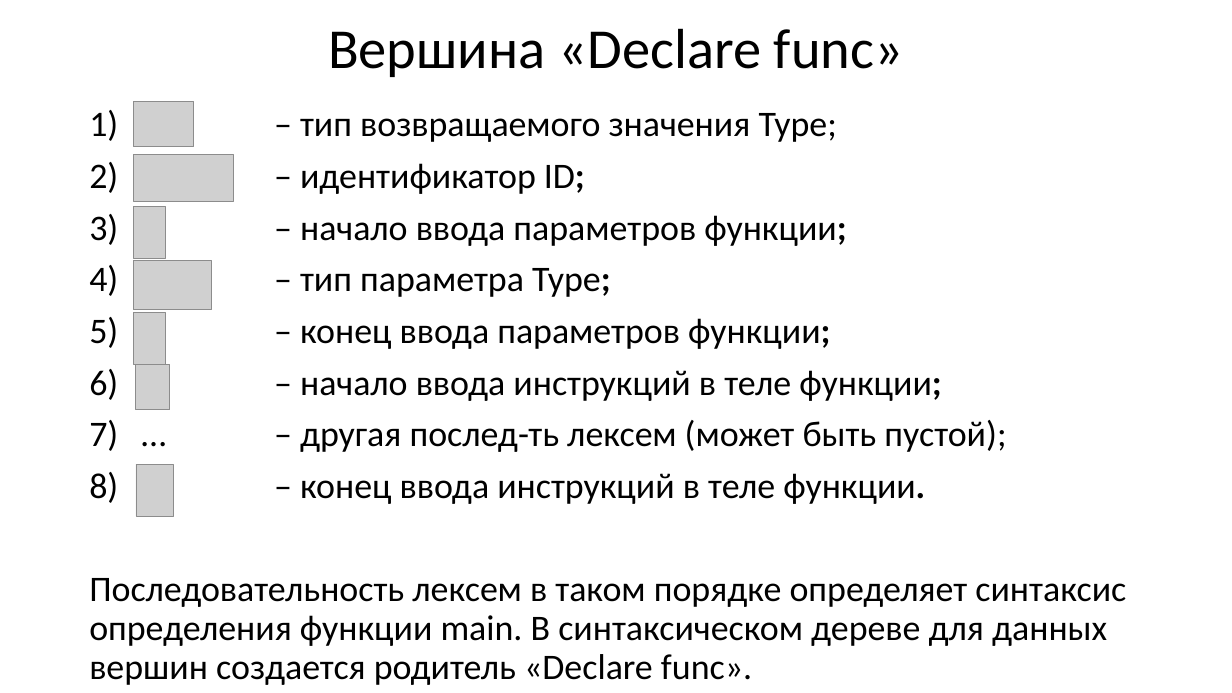
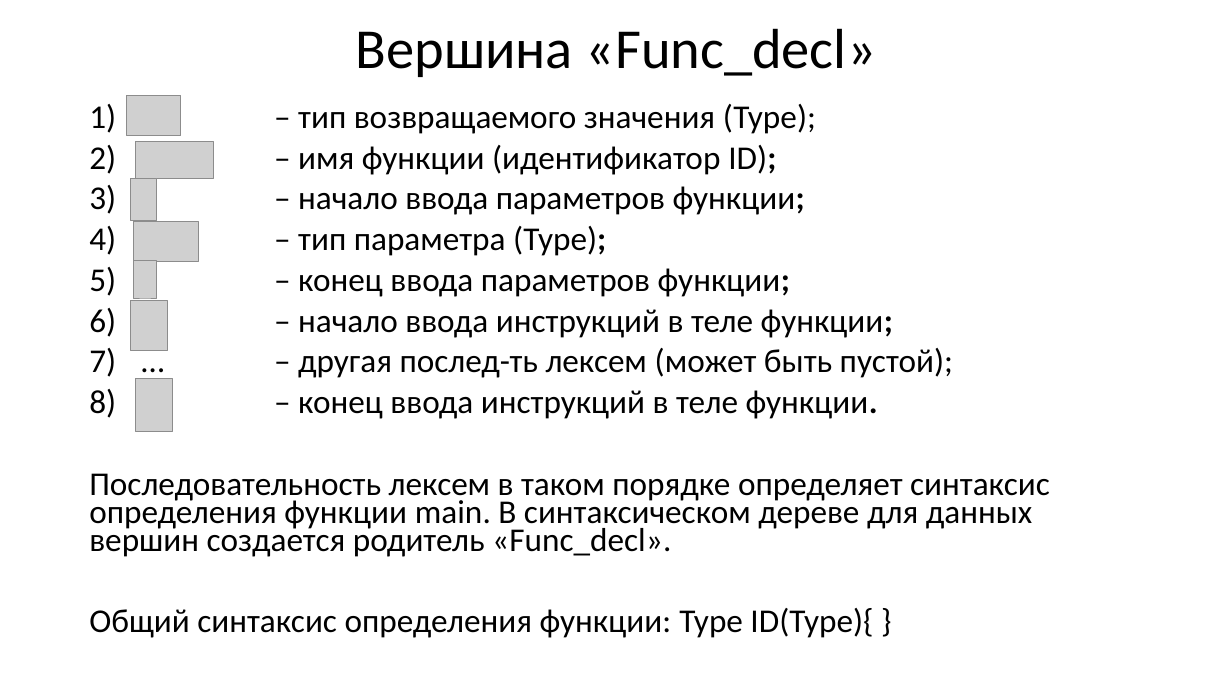
Before and after one commit to goddamnteam/korzun, a slide deck: slide 13 of task1.pptx (slide 11 before the commit). Drawn at 1232x693 pixels with LibreOffice and Linux fonts; fonts in the diff are those of the drawing; grey boxes stand for pictures. Boxes give left, top, right and bottom in pixels: in the first picture for what was removed or moved away, otherwise in the second. Text is boxed around its words. In the diff, an @@ line names an element or a change of style, - is before the commit and + after.

Commit message:
new fixes

```diff
--- a/task1.pptx
+++ b/task1.pptx
@@ title at [356, 28, 876, 77]: text changed @@
-Вершина «Declare func»
+Вершина «Func_decl»
@@ picture: place and size @@
-picture at [133, 102, 194, 147]
+picture at [127, 95, 181, 136]
@@ text at [141, 104, 816, 175]: text changed; size 28 to 25.9 pt @@
-1) int – тип возвращаемого значения Type;
-2) main – идентификатор ID;
+1) int – тип возвращаемого значения (Type);
+2) main – имя функции (идентификатор ID);
@@ picture: place and size @@
-picture at [133, 154, 233, 201]
+picture at [135, 141, 213, 178]
@@ picture: place and size @@
-picture at [133, 207, 165, 259]
+picture at [130, 178, 157, 221]
@@ text at [298, 186, 953, 419]: size 28 to 25.9 pt in "( – начало ввода параметров функции;", ") – конец ввода параметров функции;", "{ – начало ввода инструкций в теле ...", "… – другая послед-ть лексем (может быть ..." and 1 more places; line spacing 0.9 to 0.7 @@
@@ picture: place and size @@
-picture at [133, 261, 212, 310]
+picture at [134, 222, 199, 262]
@@ text at [298, 226, 606, 256]: text changed; size 28 to 25.9 pt @@
-4) void – тип параметра Type;
+4) void – тип параметра (Type);
@@ picture: place and size @@
-picture at [133, 312, 165, 364]
+picture at [134, 261, 157, 299]
@@ picture: place and size @@
-picture at [136, 364, 170, 410]
+picture at [130, 300, 167, 350]
@@ picture: place and size @@
-picture at [136, 464, 173, 516]
+picture at [135, 379, 172, 431]
@@ text at [89, 473, 1050, 638]: text changed; size 28 to 25.9 pt @@
-Последовательность лексем в таком порядке определяет синтаксис определения функции main. В синтаксическом дереве для данных вершин создается родитель «Declare func».
+Последовательность лексем в таком порядке определяет синтаксис определения функции main. В синтаксическом дереве для данных вершин создается родитель «Func_decl».
+Общий синтаксис определения функции: Type ID(Type){ }
```
Also in this commit, not shown: 9 other slides changed, 1 slide added, 2 slides removed.
